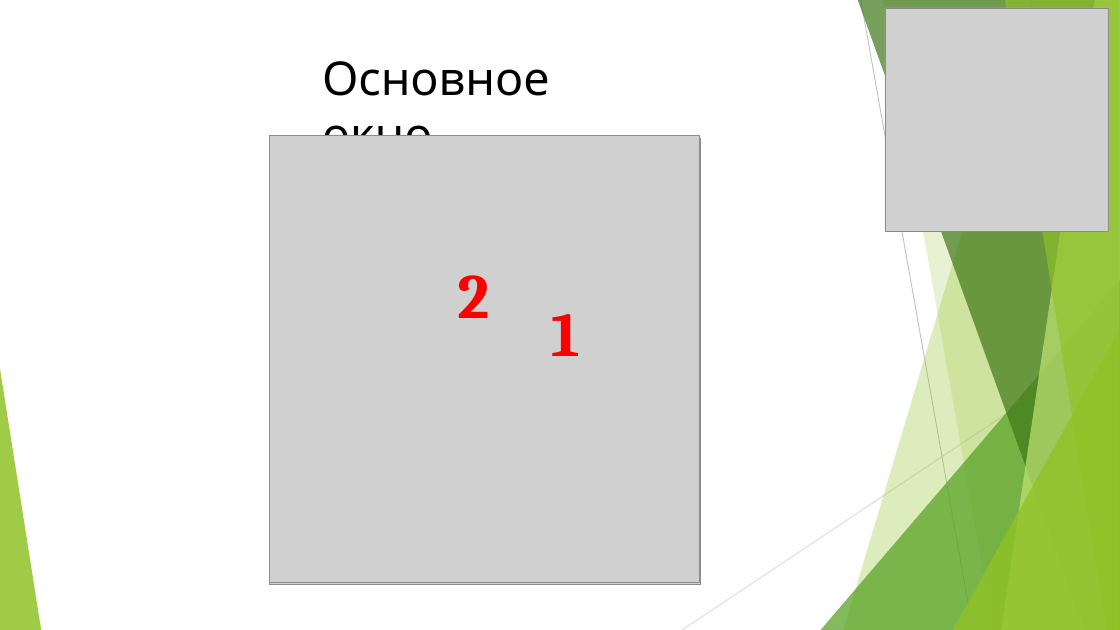
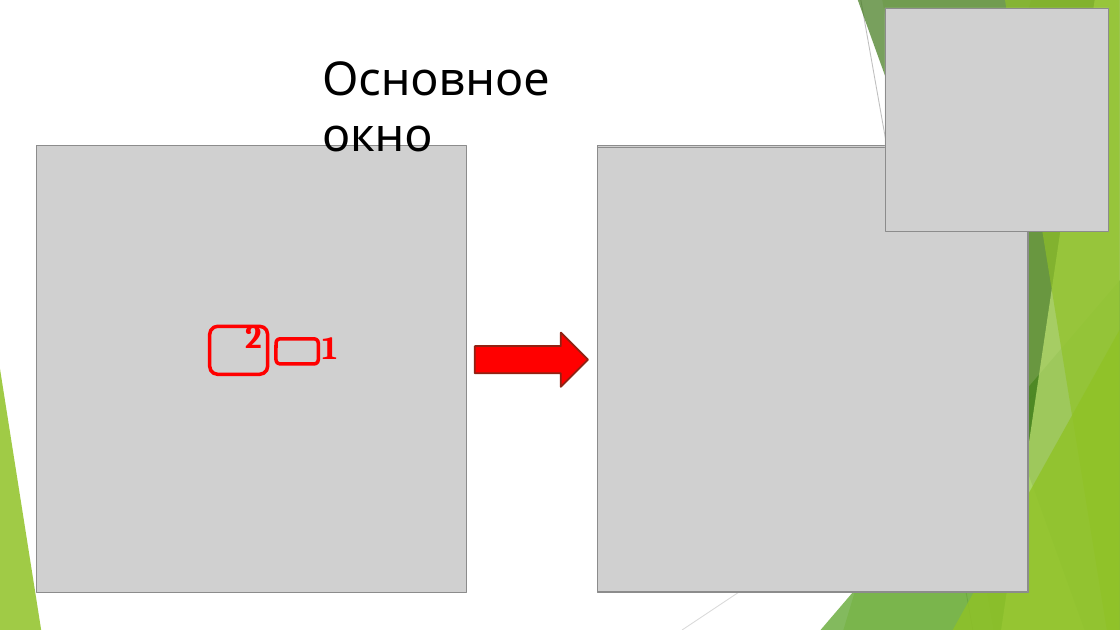
Before and after one commit to PushkinC/GUItoTurtle, a slide deck: slide 6 of GUItoTurtle.pptx (slide 7 before the commit). Drawn at 1120x630 pixels with LibreOffice and Linux fonts; fonts in the diff are those of the drawing; grey boxes stand for pictures. Boxes give left, top, right and bottom in pixels: in the first picture for what was removed or moved away, otherwise in the second. Text is boxed around its words. In the diff, an @@ line names an element or a change of style, - is before the commit and + after.

```diff
--- a/GUItoTurtle.pptx
+++ b/GUItoTurtle.pptx
@@ picture: place and size @@
-picture at (270, 135, 700, 582)
+picture at (36, 146, 466, 593)
@@ picture removed at (270, 139, 700, 586) @@
@@ picture: place and size @@
-picture at (270, 139, 701, 586)
+picture at (597, 146, 1028, 593)
@@ picture added at (598, 147, 1028, 592) @@
@@ rounded rectangle added at (210, 326, 268, 374), outline #FF0000 3 pt @@
@@ text "2" at (245, 324, 262, 348): size 54 to 28 pt @@
@@ text "2": place and size @@
-text "2" at (457, 275, 489, 318)
+text "2" at (245, 324, 262, 348)
@@ text "1": place and size @@
-text "1" at (551, 314, 580, 356)
+text "1" at (322, 337, 337, 359)
@@ text "1" at (322, 337, 337, 359): size 54 to 28 pt @@
@@ rounded rectangle added at (276, 339, 318, 364), outline #FF0000 3 pt @@
@@ right arrow added at (475, 333, 588, 387), fill #FF0000, outline #912313 1.5 pt @@
```
Also in this commit, not shown: 9 other slides changed, 2 slides added, 2 slides removed, 8 other files.
